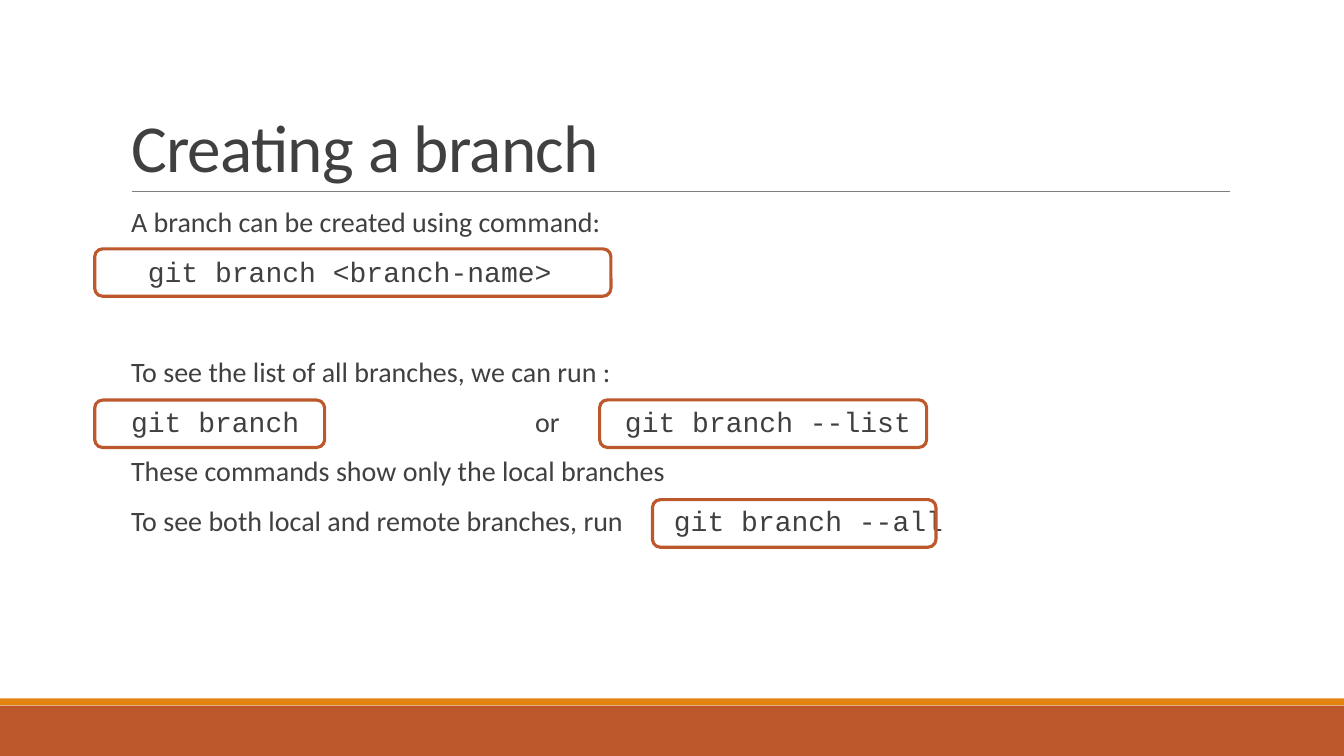
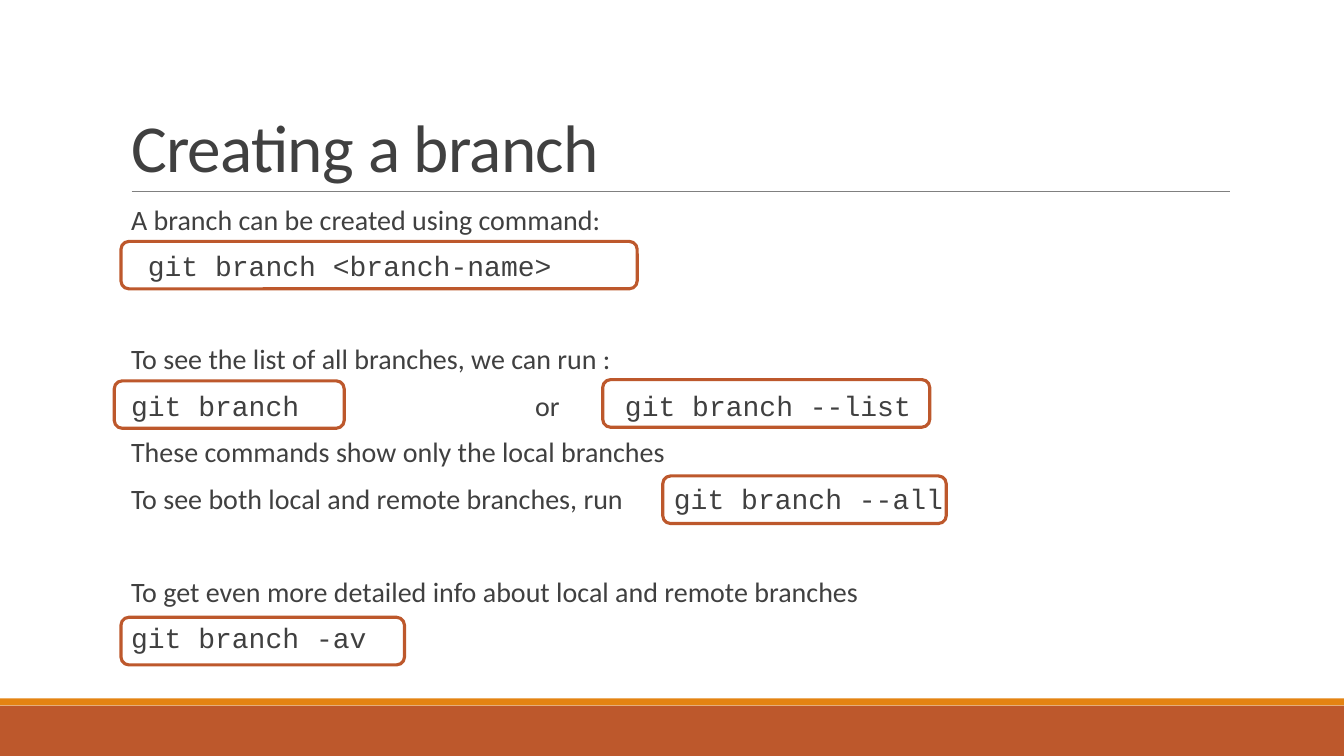
Before and after one commit to roshanlc/crash-course-on-git-and-github, a slide deck: slide 46 of Crash course on git and github.pptx (slide 44 before the commit). Drawn at 1344x756 pixels with LibreOffice and Linux fonts; fonts in the diff are those of the drawing. Boxes give left, top, right and bottom in pixels: in the first picture for what was removed or moved away, otherwise in the second. Text is boxed around its words. In the diff, an @@ line names an element or a change of style, - is before the commit and + after.

```diff
--- a/Crash course on git and github.pptx
+++ b/Crash course on git and github.pptx
@@ text at (131,210,943,515): line spacing 0.9 to 0.8 @@
@@ rounded rectangle: place and size @@
-rounded rectangle at (95,249,611,296)
+rounded rectangle at (121,241,637,288)
@@ rounded rectangle: place and size @@
-rounded rectangle at (95,400,325,448)
+rounded rectangle at (114,381,344,429)
@@ rounded rectangle: place and size @@
-rounded rectangle at (600,400,927,448)
+rounded rectangle at (603,380,930,427)
@@ rounded rectangle: place and size @@
-rounded rectangle at (652,500,936,547)
+rounded rectangle at (662,476,946,523)
@@ text at (131,582,858,654): paragraphs added @@
+  To get even more detailed info about local and remote branches
+  git branch -av
@@ rounded rectangle added at (121,617,404,664), outline #BD582C 2.25 pt @@
```
Also in this commit, not shown: 2 other slides changed, 16 slides added.
